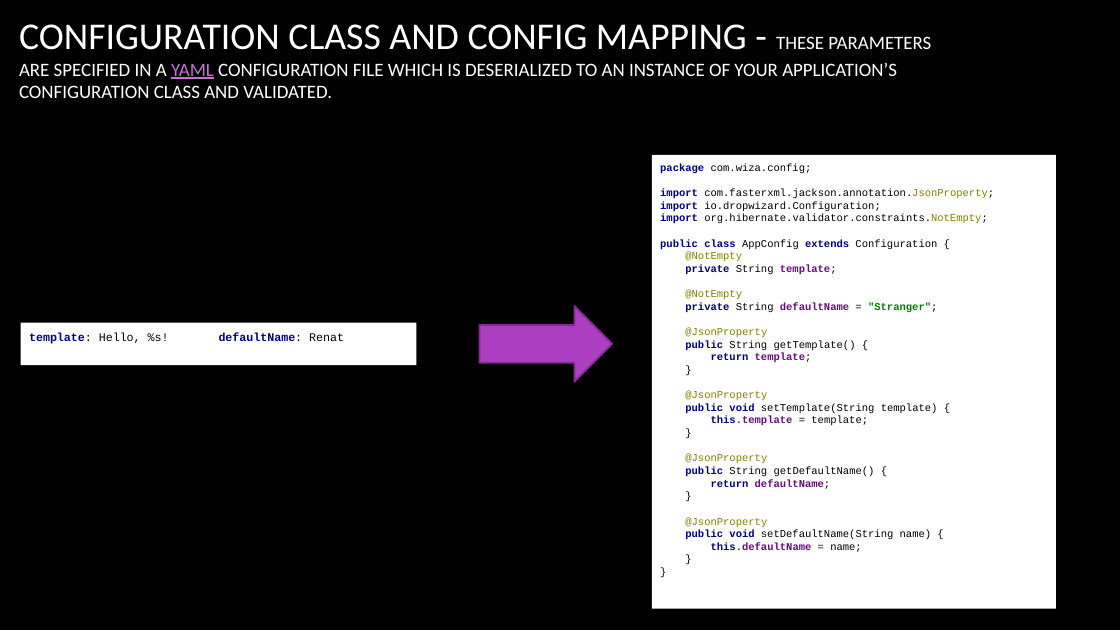
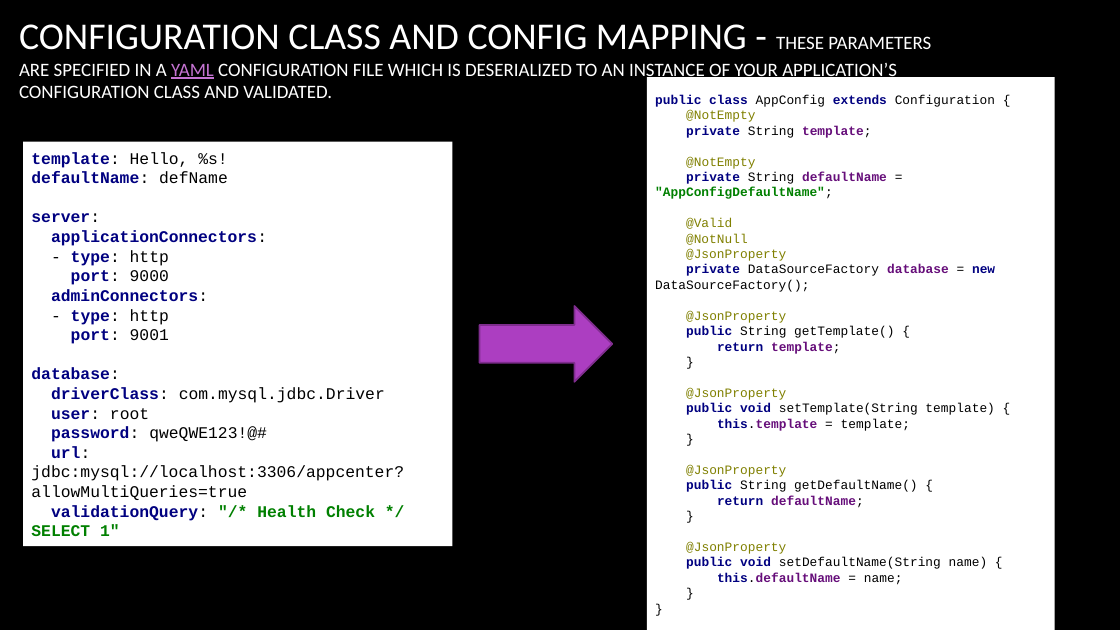
Before and after one commit to arenat/wiza_1, a slide deck: slide 10 of wiza.pptx. Drawn at 1120x630 pixels with LibreOffice and Linux fonts; fonts in the diff are those of the drawing; background and template pictures are left out. Boxes give left, top, right and bottom in pixels: in the first picture for what was removed or moved away, otherwise in the second. Text is boxed around its words. In the diff, an @@ line names an element or a change of style, - is before the commit and + after.

Commit message:
add hibernate DAO

```diff
--- a/wiza.pptx
+++ b/wiza.pptx
@@ rectangle "public class AppConfig extends Configuration ...": place and size @@
-rectangle "public class AppConfig extends Configuration ..." at box(652, 155, 1056, 608)
+rectangle "public class AppConfig extends Configuration ..." at box(647, 77, 1054, 630)
@@ text in rectangle at box(655, 95, 995, 585): text changed; size 9 to 11 pt @@
-package com.wiza.config;
-import com.fasterxml.jackson.annotation.JsonProperty;
-import io.dropwizard.Configuration;
-import org.hibernate.validator.constraints.NotEmpty;
-public class AppConfig extends Configuration {
-@NotEmpty
-private String template;
-@NotEmpty
-private String defaultName = "Stranger";
-@JsonProperty
-public String getTemplate() {
-return template;
-}
-@JsonProperty
-public void setTemplate(String template) {
-this.template = template;
-}
-@JsonProperty
-public String getDefaultName() {
-return defaultName;
-}
-@JsonProperty
-public void setDefaultName(String name) {
-this.defaultName = name;
-}
-}
+public class AppConfig extends Configuration {
+@NotEmpty
+private String template;
+@NotEmpty
+private String defaultName = "AppConfigDefaultName";
+@Valid
+@NotNull
+@JsonProperty
+private DataSourceFactory database = new DataSourceFactory();
+@JsonProperty
+public String getTemplate() {
+return template;
+}
+@JsonProperty
+public void setTemplate(String template) {
+this.template = template;
+}
+@JsonProperty
+public String getDefaultName() {
+return defaultName;
+}
+@JsonProperty
+public void setDefaultName(String name) {
+this.defaultName = name;
+}
+}
@@ rectangle added at box(23, 142, 452, 546), fill #FFFFFF, 14 pt, text #000000, bold @@
+template: Hello, %s!
+defaultName: defName
+server:
+applicationConnectors:
+- type: http
+port: 9000
+adminConnectors:
+- type: http
+port: 9001
+database:
+driverClass: com.mysql.jdbc.Driver
+user: root
+password: qweQWE123!@#
+url: jdbc:mysql://localhost:3306/appcenter?allowMultiQueries=true
+validationQuery: "/* Health Check */ SELECT 1"
@@ text removed at box(21, 318, 417, 370) @@
-template: Hello, %s!
-defaultName: Renat
```
Also in this commit, not shown: 1 other slide changed, 5 slides added, 6 other files.
